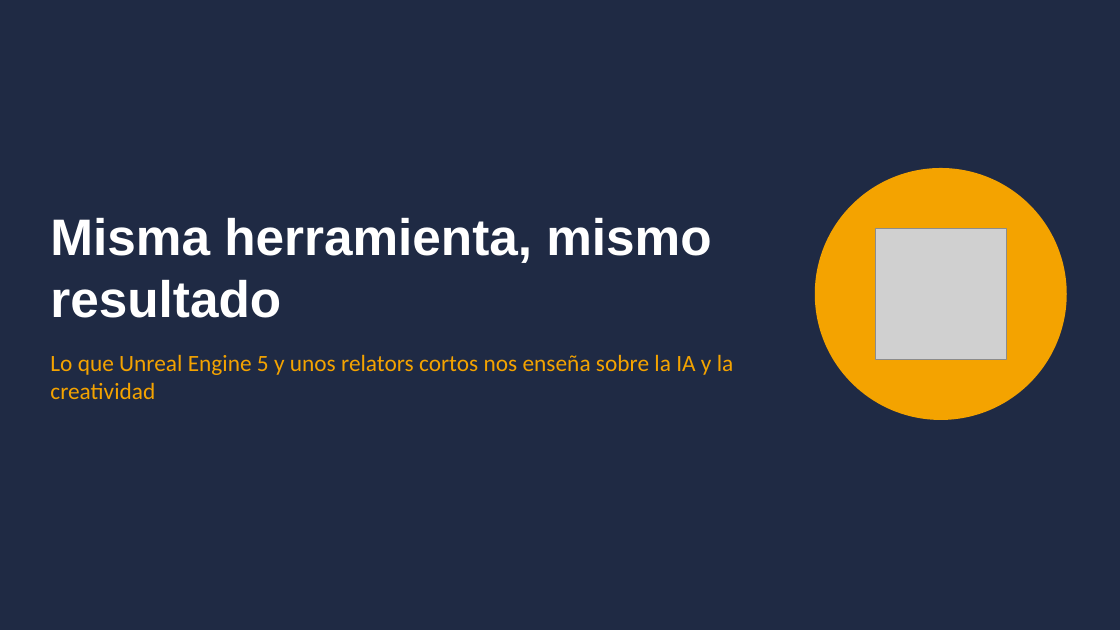
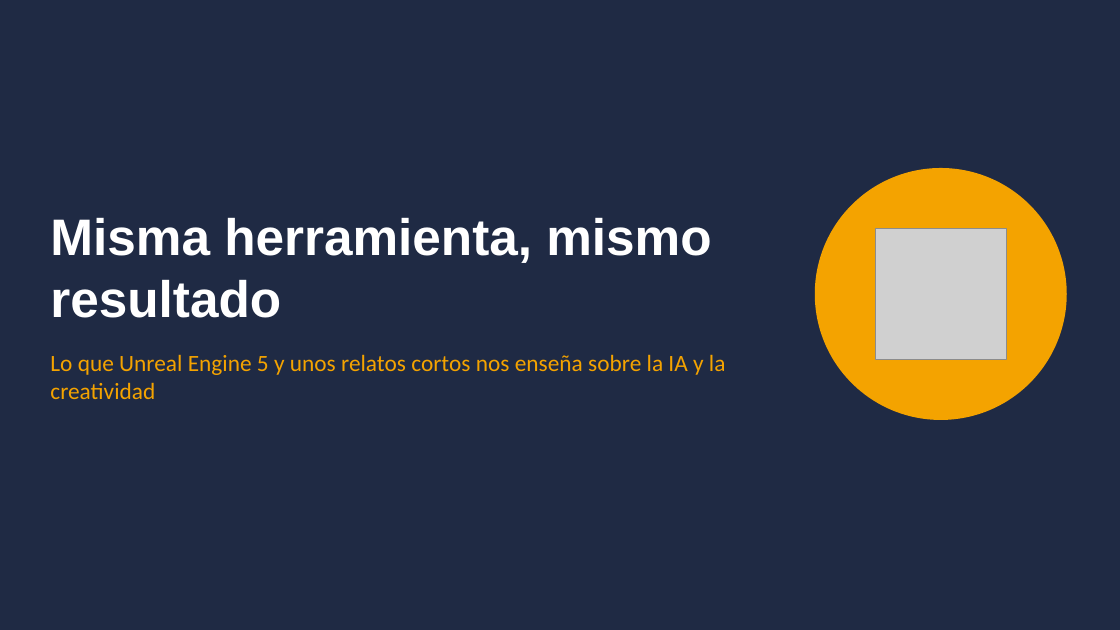
Before and after one commit to jjnieto/creatividad-ofimatica-ia, a slide deck: slide 1 of diapositivas/historia_unreal.pptx. Drawn at 1120x630 pixels with LibreOffice and Linux fonts; fonts in the diff are those of the drawing; grey boxes stand for pictures. Boxes give left, top, right and bottom in pixels: in the first picture for what was removed or moved away, otherwise in the second. Text is boxed around its words. In the diff, an @@ line names an element or a change of style, - is before the commit and + after.

```diff
--- a/diapositivas/historia_unreal.pptx
+++ b/diapositivas/historia_unreal.pptx
@@ text at (50, 354, 726, 399): text changed @@
-Lo que Unreal Engine 5 y unos relators cortos nos enseña sobre la IA y la creatividad
+Lo que Unreal Engine 5 y unos relatos cortos nos enseña sobre la IA y la creatividad
```
Also in this commit, not shown: 3 other files.
